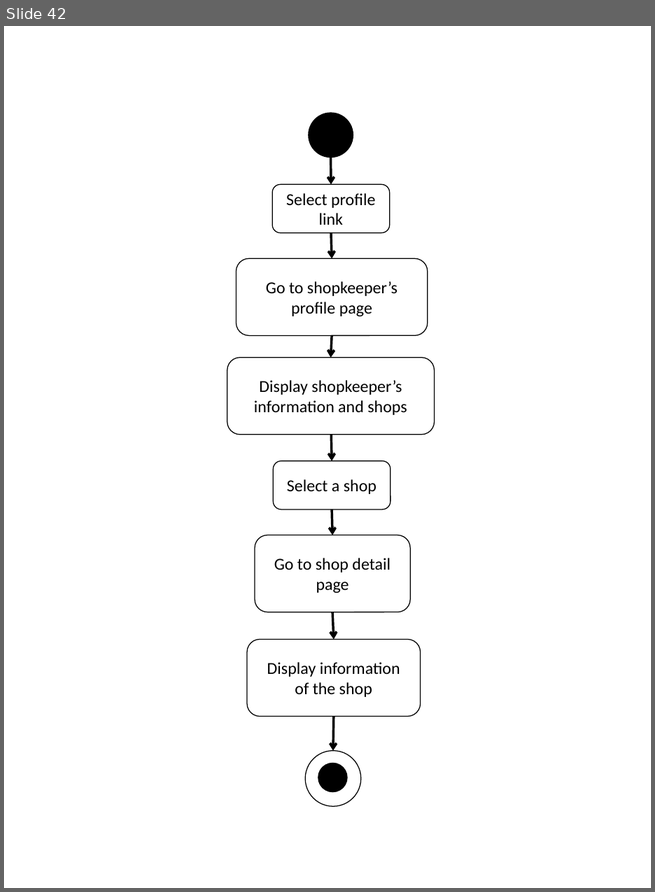
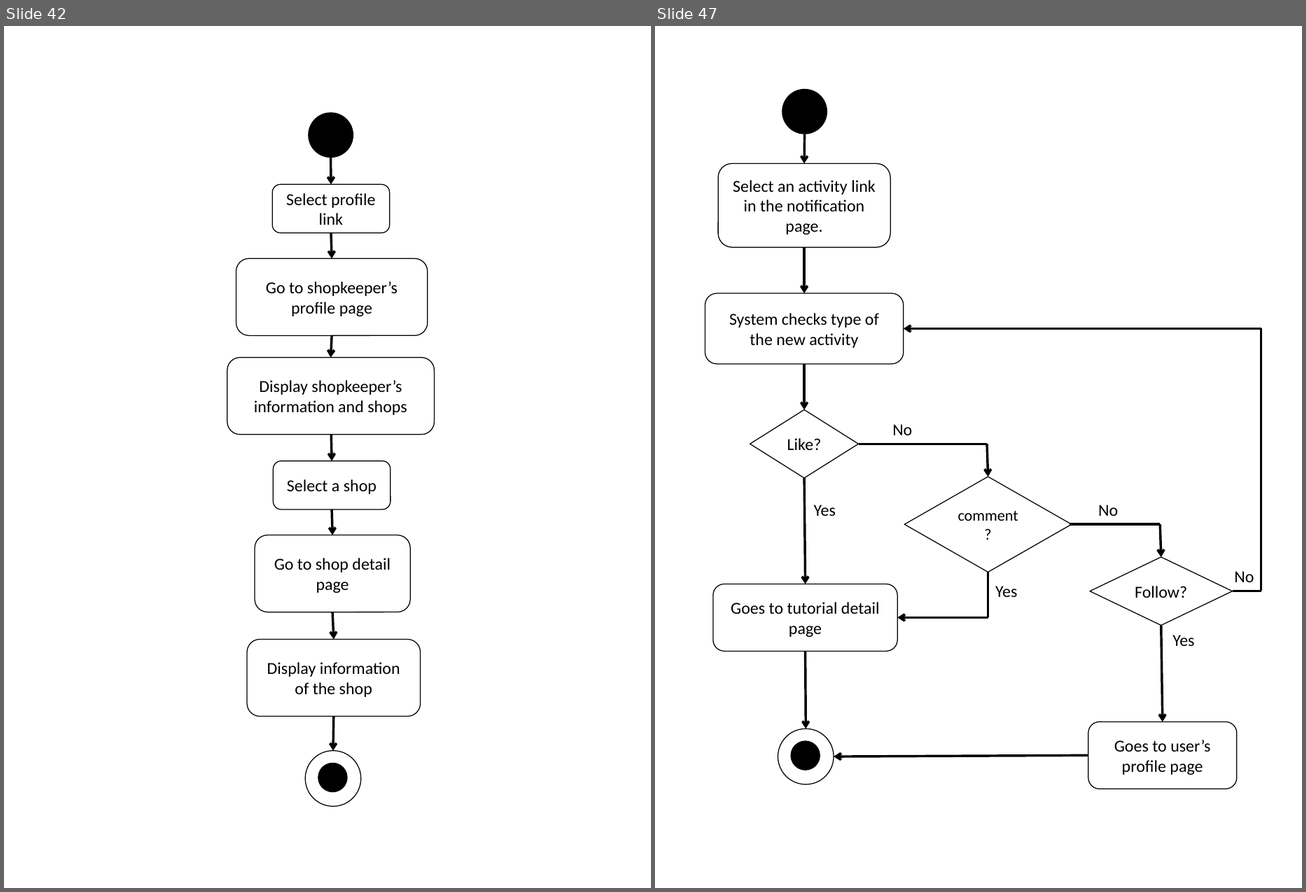
Before and after one commit to asciidaitoon/HanDIYcraft, a slide deck: SRS/AD mob.pptx. Shown side by side, each under a label of ours: slide 42 before the commit, slides 42 and 47 after it; the slides between them are not shown. The pictures are 655x892 and 1306x892 pixels, drawn with LibreOffice and Linux fonts; fonts in the diff are those of the drawing. Boxes give left, top, right and bottom in pixels: in the first picture for what was removed or moved away, otherwise in the second. Text is boxed around its words. In the diff, an @@ line names an element or a change of style, - is before the commit and + after.

Commit message:
28.11.2014
Update
SRS :
URSs >>> W-URS-37, W-URS-38, M-URS-45, M-URS-46
SRSs >>> W-SRS-73, W-SRS-74, M-SRS-91, M-SRS-92
Activity D. >>> W-AD-34, W-AD-35, M-AD-42, M-AD-43
TR : USR/SRS (both web and mobile)

```diff
--- a/SRS/AD mob.pptx
+++ b/SRS/AD mob.pptx
@@ slide 47 added at box(655, 26, 1302, 888), background #FFFFFF @@
@@ ellipse added at box(782, 89, 827, 134), fill #000000 @@
@@ arrow added from (804, 134) to (804, 164), #000000 2 pt @@
@@ rounded rectangle added at box(718, 164, 890, 248), fill #FFFFFF, outline #000000 0.75 pt, 14 pt, text #000000 @@
+Select an activity link in the notification page.
@@ arrow added from (804, 248) to (804, 293), #000000 2 pt @@
@@ rounded rectangle added at box(705, 293, 903, 364), fill #FFFFFF, outline #000000 0.75 pt, 14 pt, text #000000 @@
+System checks type of the new activity
@@ arrow added from (1261, 328) to (903, 328), #000000 2 pt @@
@@ line added from (1261, 328) to (1261, 591), #000000 2 pt @@
@@ arrow added from (804, 364) to (804, 410), #000000 2 pt @@
@@ diamond added at box(750, 410, 859, 478), fill #FFFFFF, outline #000000 0.75 pt, 14 pt, text #000000 @@
+Like?
@@ text added at box(892, 424, 912, 436), 14 pt, text #000000 @@
+No
@@ line added from (987, 445) to (859, 445), #000000 2 pt @@
@@ arrow added from (987, 445) to (988, 477), #000000 2 pt @@
@@ arrow added from (804, 478) to (805, 584), #000000 2 pt @@
@@ diamond added at box(904, 477, 1071, 573), fill #FFFFFF, outline #000000 0.75 pt, 13 pt, text #000000 @@
+comment?
@@ text added at box(814, 505, 836, 516), 14 pt, text #000000 @@
+Yes
@@ text added at box(1098, 505, 1118, 516), 14 pt, text #000000 @@
+No
@@ line added from (1160, 524) to (1070, 524), #000000 2 pt @@
@@ arrow added from (1160, 524) to (1161, 557), #000000 2 pt @@
@@ diamond added at box(1090, 557, 1232, 625), fill #FFFFFF, outline #000000 0.75 pt, 14 pt, text #000000 @@
+Follow?
@@ text added at box(1234, 571, 1253, 582), 14 pt, text #000000 @@
+No
@@ rounded rectangle added at box(713, 584, 897, 651), fill #FFFFFF, outline #000000 0.75 pt, 14 pt, text #000000 @@
+Goes to tutorial detail page
@@ line added from (988, 572) to (988, 618), #000000 2 pt @@
@@ text added at box(995, 586, 1017, 597), 14 pt, text #000000 @@
+Yes
@@ line added from (1261, 591) to (1232, 591), #000000 2 pt @@
@@ arrow added from (988, 618) to (897, 618), #000000 2 pt @@
@@ arrow added from (1161, 625) to (1162, 722), #000000 2 pt @@
@@ arrow added from (805, 651) to (806, 729), #000000 2 pt @@
@@ text added at box(1172, 635, 1194, 646), 14 pt, text #000000 @@
+Yes
@@ ellipse added at box(777, 729, 833, 785), fill #FFFFFF, outline #000000 0.75 pt @@
@@ rounded rectangle added at box(1088, 722, 1236, 789), fill #FFFFFF, outline #000000 0.75 pt, 14 pt, text #000000 @@
+Goes to user’s profile page
@@ ellipse added at box(790, 741, 819, 770), fill #000000 @@
@@ arrow added from (1088, 755) to (833, 757), #000000 2 pt @@
```
Also in this commit, not shown: 2 slides changed, 4 other slides added, 59 other files.
